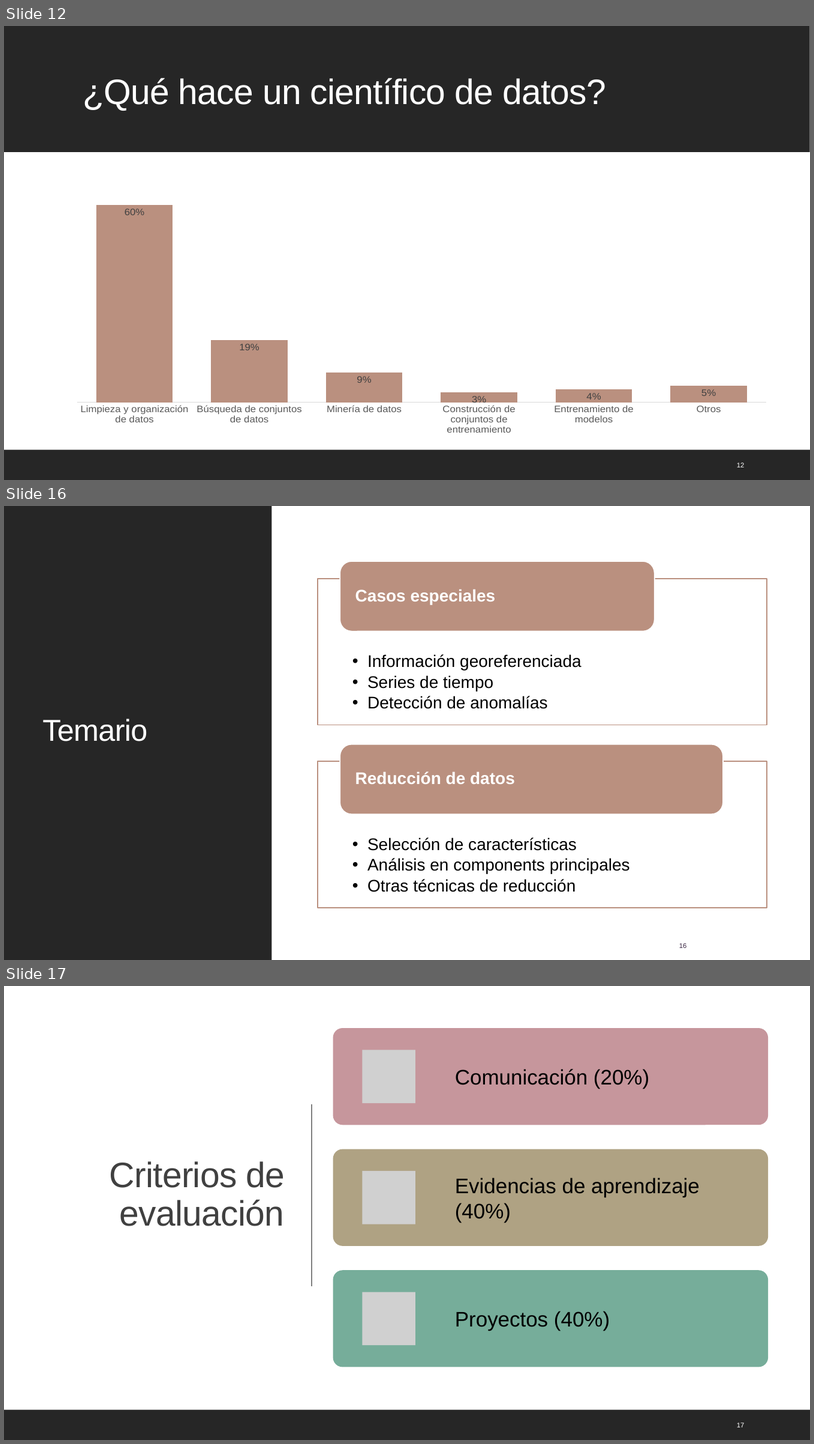
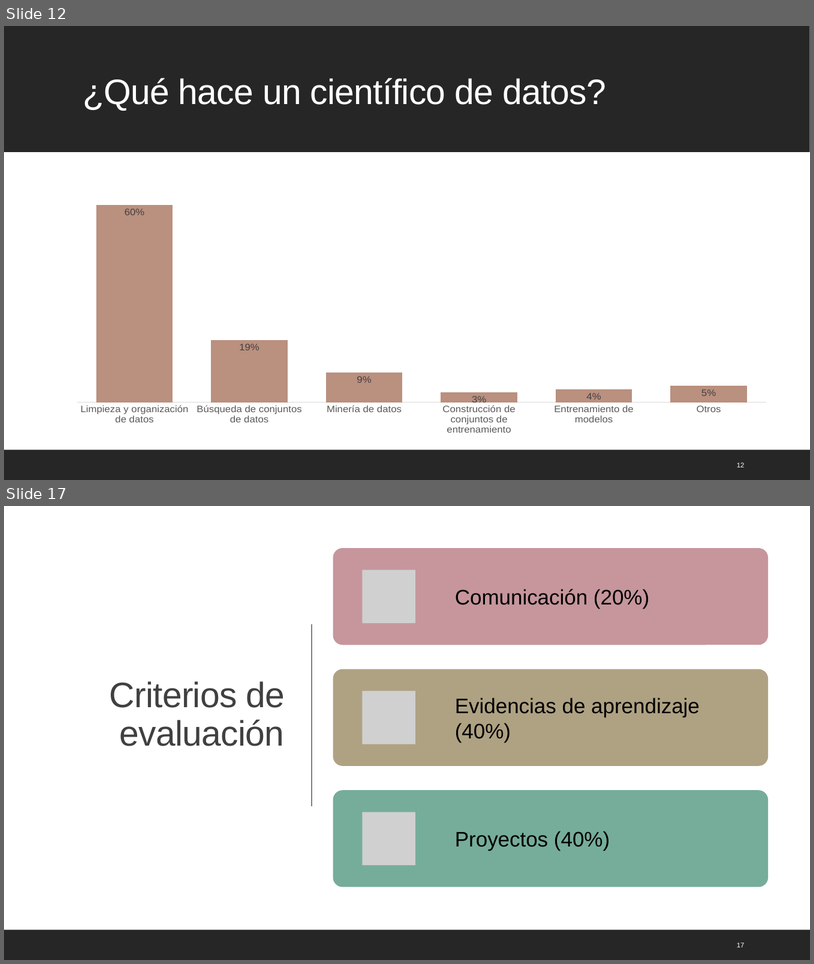
Before and after one commit to mcd-unison/ing-caract, a slide deck: slides/inicial.pptx. Shown one above the other, each under a label of ours: slides 12, 16 and 17 before the commit, slides 12 and 17 after it; the slides between them are not shown. The pictures are 814x1444 and 814x964 pixels, drawn with LibreOffice and Linux fonts; fonts in the diff are those of the drawing; grey boxes stand for pictures. Boxes give left, top, right and bottom in pixels: in the first picture for what was removed or moved away, otherwise in the second. Text is boxed around its words. In the diff, an @@ line names an element or a change of style, - is before the commit and + after.

```diff
--- a/slides/inicial.pptx
+++ b/slides/inicial.pptx
@@ slide 16 removed at box(4, 506, 810, 960), background #FFFFFF @@
@@ rectangle removed at box(4, 506, 272, 960) @@
@@ rectangle removed at box(5, 506, 810, 960) @@
@@ title removed at box(42, 718, 147, 741) @@
-Temario
@@ group removed at box(318, 561, 767, 907): 4 texts, 2 rectangles, 2 rounded rectangles @@
-  • Información georeferenciada
-  • Series de tiempo
-  • Detección de anomalías
-Casos especiales
-  • Selección de características
-  • Análisis en components principales
-  • Otras técnicas de reducción
-Reducción de datos
@@ rectangle removed at box(4, 930, 810, 960) @@
@@ page number removed at box(680, 943, 687, 948) @@
-16
```
Also in this commit, not shown: 3 slides changed, 1 slide added, 4 other files.
